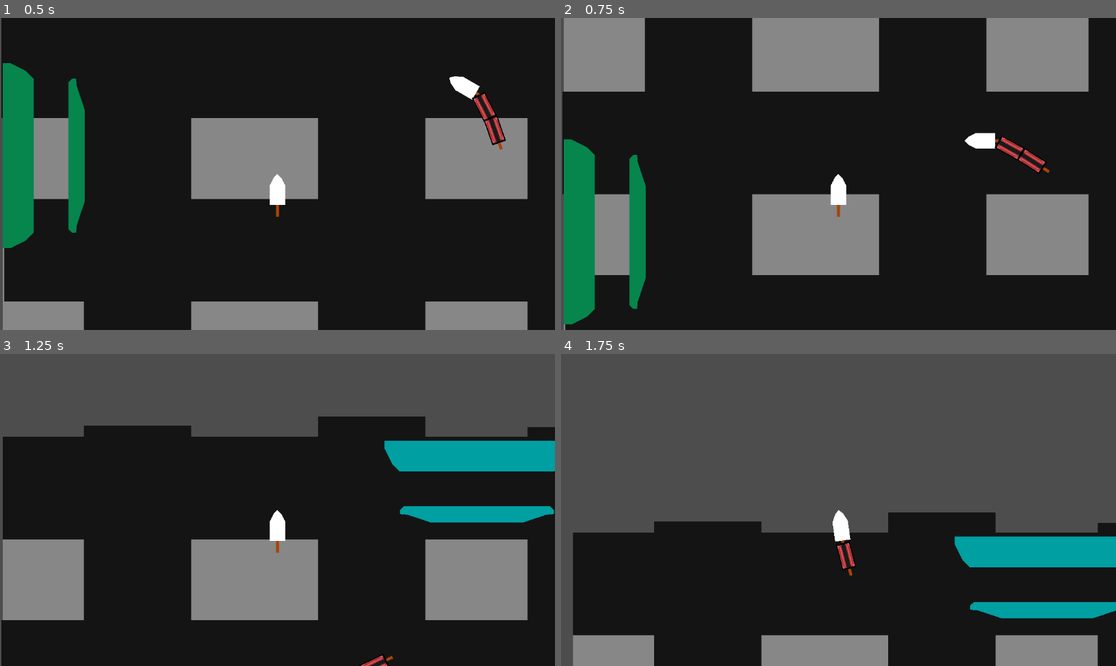
Above: before the commit, frames 1-4 (two rows, left to right).
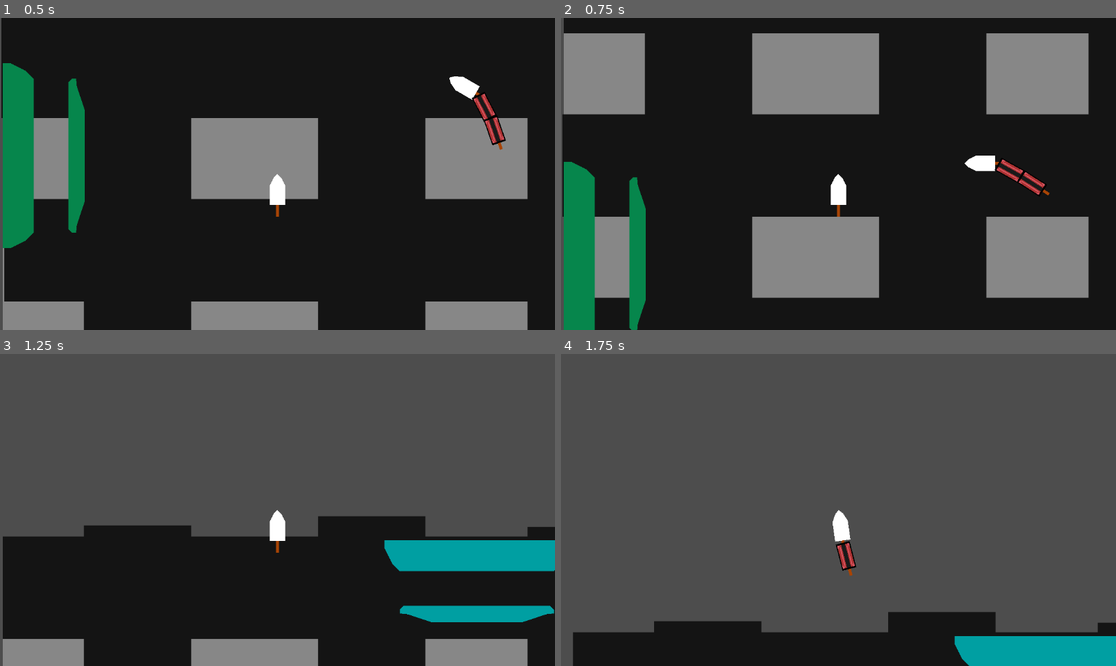
Above: after the commit, the same moments.

Repository: GodMadeEarth/Godot-Wild-Jam-59
Game: Godot game, scene res://sences/game.tscn
Two runs of this game, one before a commit and one after it. Both use one fixed random seed, a clock stepped at 60 frames per second and the inputs below.
Inputs:
- Up to frame 1 (0.5 s): no input
- Up to frame 2 (0.75 s): hold Up (ui_up) from 0.53 s (still down); tap Shift (Dash) at 0.6 s
- Up to frame 3 (1.25 s): keep holding Up (ui_up)
- Up to frame 4 (1.75 s): release Up (ui_up) at 1.28 s; hold Down (ui_down) from 1.28 s (still down); tap A (Move_L) at 1.35 s

Frame 1 is identical in both runs. In frame 2, 16% of the frame differs, in the area x 0-96%, y 0-100%; in frame 3, 53%, in the area x 0-100%, y 20-100%; in frame 4, 38%.

Commit message:
readjusted how the boost from works

Diff:
--- a/Godot-wild-jam-59/sences/Trains/Train.gd
+++ b/Godot-wild-jam-59/sences/Trains/Train.gd
@@ -69,13 +69,10 @@
 	get:
 		return dashSpeedStats["Base Value"] + (dashSpeedStats["Increment Value By"] * dashSpeedStats["Total Purchaces"])
 
-
-# Called when the node enters the scene tree for the first time.
 func _ready():
 
 	pass # Replace with function body.
 
-# Called every frame. 'delta' is the elapsed time since the previous frame.
 func _physics_process(delta):
 	move_straight(delta)
 
@@ -86,7 +83,7 @@
 	position += velocity
 
 func move_straight(delta):
-	velocity = (Vector2.UP.rotated(rotation) * (speed if !is_dashing else dash_speed))
+	velocity = (Vector2.UP.rotated(rotation) * (speed + (0 if !is_dashing else dash_speed)))
 
 	move_and_slide()
 
